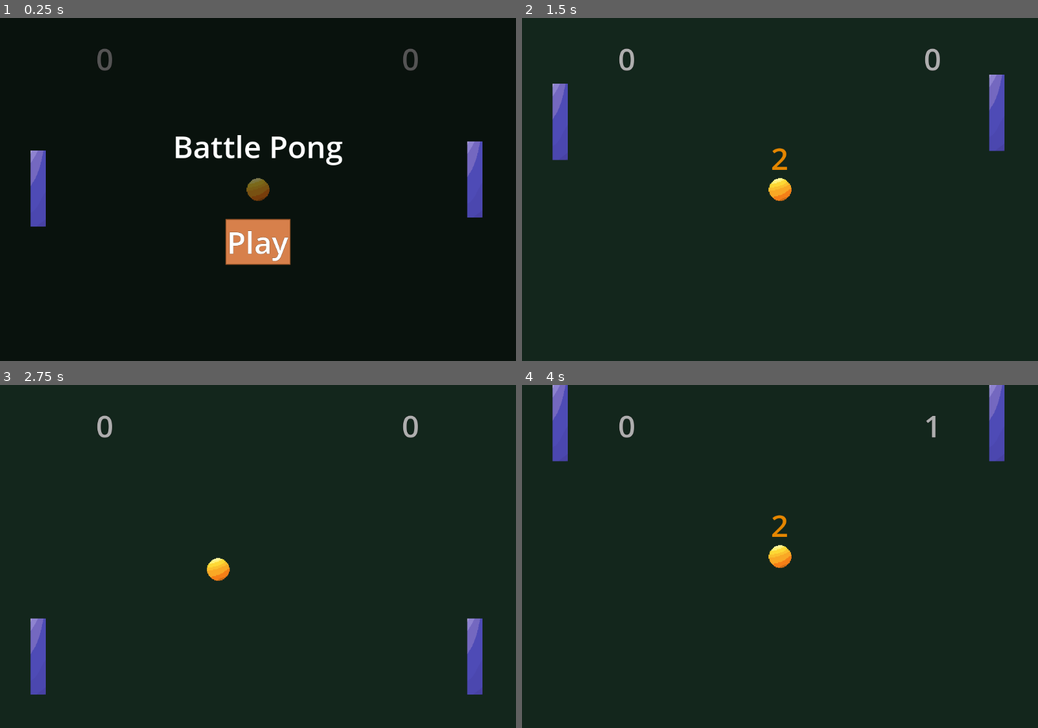
Above: before the commit, frames 1-4 (two rows, left to right).
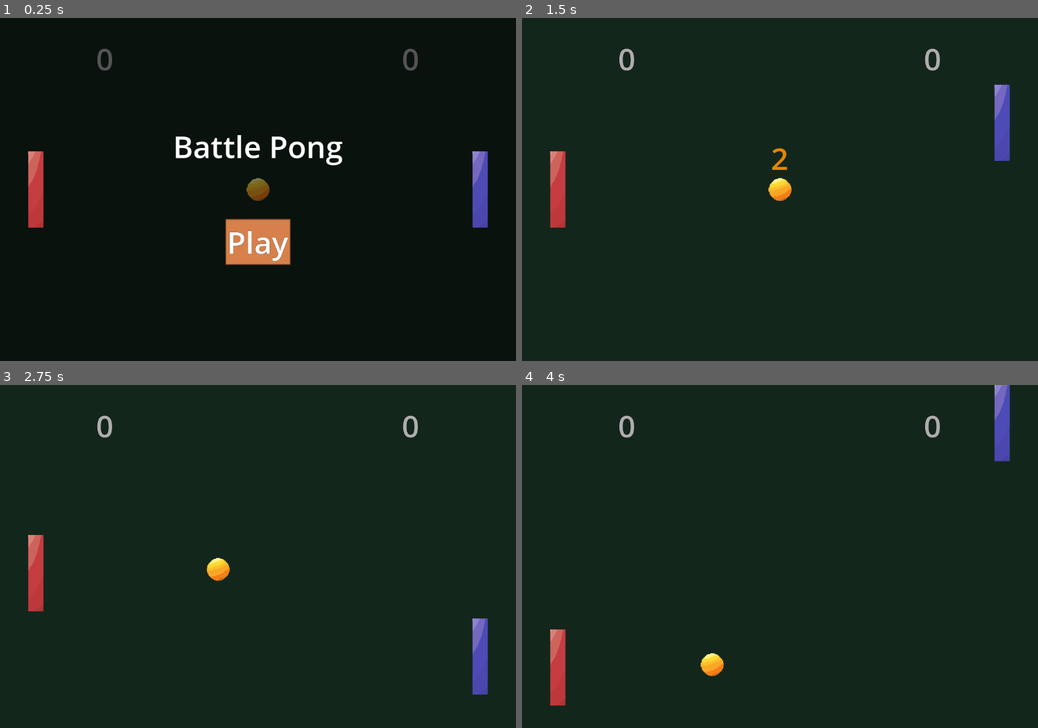
Above: after the commit, the same moments.

Repository: treegem/SweetPong
Game: Godot game, scene res://main.tscn
Same seed, same stepped clock (60 frames per second), same inputs: the game is played once before the commit and once after it.
Inputs:
- Up to frame 1 (0.25 s): no input
- Up to frame 2 (1.5 s): click "Play" at 0.5 s; tap Enter (ui_accept) at 1.25 s; hold Up (ui_up) from 1.28 s (still down)
- Up to frame 3 (2.75 s): tap Enter (ui_accept) at 1.52, 2, 2.27 s; release Up (ui_up) at 2.03 s; hold Down (ui_down) from 2.03 s (still down)
- Up to frame 4 (4 s): release Down (ui_down) at 2.78 s; hold Up (ui_up) from 2.78 s (still down); tap Enter (ui_accept) at 3.77 s

The runs differ from the first frame. In frame 1, 1.5% of the frame differs, in the area x 5-95%, y 35-62%; in frame 2, 2.1%; in frame 3, 2.0%; in frame 4, 2.7%, in the area x 5-95%, y 0-94%.

Commit message:
added enemy paddle

Diff:
--- a/SoundService.tscn
+++ b/SoundService.tscn
@@ -3,7 +3,7 @@
 [ext_resource type="Script" path="res://scripts/sound_service.gd" id="1_ky5lc"]
 [ext_resource type="AudioStream" uid="uid://bexr7ptv2eutg" path="res://sounds/ping.mp3" id="1_rijxj"]
 
-[node name="Node" type="Node"]
+[node name="SoundService" type="Node"]
 script = ExtResource("1_ky5lc")
 
 [node name="PlayerSound" type="AudioStreamPlayer2D" parent="."]
--- /dev/null
+++ b/enemy_paddle.tscn
@@ -0,0 +1,16 @@
+[gd_scene load_steps=4 format=3 uid="uid://cpx650nspqpo0"]
+
+[ext_resource type="Script" path="res://scripts/enemy_paddle.gd" id="1_1aoge"]
+[ext_resource type="Texture2D" uid="uid://86x5e8uf7uyc" path="res://art/EnemyPaddle.png" id="1_s3ctc"]
+
+[sub_resource type="RectangleShape2D" id="RectangleShape2D_7516w"]
+size = Vector2(32, 160)
+
+[node name="EnemyPaddle" type="CharacterBody2D"]
+script = ExtResource("1_1aoge")
+
+[node name="Sprite2D" type="Sprite2D" parent="."]
+texture = ExtResource("1_s3ctc")
+
+[node name="CollisionShape2D" type="CollisionShape2D" parent="."]
+shape = SubResource("RectangleShape2D_7516w")
--- a/main.tscn
+++ b/main.tscn
@@ -7,6 +7,7 @@
 [ext_resource type="Script" path="res://scripts/CountdownLabel.gd" id="5_bka5m"]
 [ext_resource type="PackedScene" uid="uid://cf8aqhigmevk5" path="res://menu.tscn" id="6_34ip2"]
 [ext_resource type="PackedScene" uid="uid://bka4tnjrvfs8v" path="res://SoundService.tscn" id="7_em0qt"]
+[ext_resource type="PackedScene" uid="uid://cpx650nspqpo0" path="res://enemy_paddle.tscn" id="8_2u437"]
 
 [sub_resource type="LabelSettings" id="LabelSettings_gi34m"]
 font_size = 64
@@ -96,12 +97,12 @@
 [node name="Menu" parent="." instance=ExtResource("6_34ip2")]
 
 [node name="PlayerPaddle" parent="." instance=ExtResource("2_4ndp0")]
-position = Vector2(994, 339)
-
-[node name="PlayerPaddle2" parent="." instance=ExtResource("2_4ndp0")]
-position = Vector2(80, 358)
+position = Vector2(1005, 360)
 
 [node name="SoundService" parent="." instance=ExtResource("7_em0qt")]
+
+[node name="EnemyPaddle" parent="." instance=ExtResource("8_2u437")]
+position = Vector2(75, 360)
 
 [connection signal="game_is_over" from="." to="Menu" method="_on_main_game_is_over"]
 [connection signal="hit_player" from="Ball" to="SoundService" method="play_player_sound"]
--- a/player_paddle.tscn
+++ b/player_paddle.tscn
@@ -1,8 +1,7 @@
-[gd_scene load_steps=5 format=3 uid="uid://b3opiqrmefvoj"]
+[gd_scene load_steps=4 format=3 uid="uid://b3opiqrmefvoj"]
 
 [ext_resource type="Script" path="res://scripts/player_paddle.gd" id="1_al7e7"]
 [ext_resource type="Texture2D" uid="uid://dcufbvl7ge6wb" path="res://art/PlayerPaddle.png" id="1_hg7eg"]
-[ext_resource type="AudioStream" uid="uid://bexr7ptv2eutg" path="res://sounds/ping.mp3" id="3_yysvu"]
 
 [sub_resource type="RectangleShape2D" id="RectangleShape2D_mnclp"]
 size = Vector2(32, 160)
@@ -13,9 +12,5 @@
 [node name="Sprite2D" type="Sprite2D" parent="."]
 texture = ExtResource("1_hg7eg")
 
-[node name="AudioStreamPlayer2D" type="AudioStreamPlayer2D" parent="."]
-stream = ExtResource("3_yysvu")
-volume_db = -3.0
-
 [node name="CollisionShape2D" type="CollisionShape2D" parent="."]
 shape = SubResource("RectangleShape2D_mnclp")
--- a/scripts/ball.gd
+++ b/scripts/ball.gd
@@ -5,6 +5,7 @@
 # TODO add acceleration to beginning
 
 signal hit_player
+signal hit_enemy
 
 var SPEED = 500
 var direction = Vector2.ZERO
@@ -21,6 +22,8 @@
 			adjust_direction_y_based_on_hit_area(collider)
 			if collider is PlayerPaddle:
 				emit_signal("hit_player")
+			elif collider is EnemyPaddle:
+				emit_signal("hit_enemy")
 
 func adjust_direction_y_based_on_hit_area(paddle: Paddle):
 	direction.y += (position.y - paddle.position.y) / 200
--- /dev/null
+++ b/scripts/enemy_paddle.gd
@@ -0,0 +1,8 @@
+extends Paddle
+
+class_name EnemyPaddle
+
+const SPEED = 700.0
+
+func move(velocity: Vector2):
+	move_and_collide(velocity * SPEED)
--- a/scripts/main.gd
+++ b/scripts/main.gd
@@ -10,6 +10,11 @@
 func _process(delta):
 	$PlayerScore.text = str(playerScore)
 	$EnemyScore.text = str(enemyScore)
+
+func _physics_process(delta):
+	var directionSign = sign($Ball.position.y - $EnemyPaddle.position.y)
+	$EnemyPaddle.move(Vector2.DOWN * directionSign * delta)
+
 
 func _ready():
 	$Ball.stop()
Not shown: 1 places in main.tscn that only renumber resources
